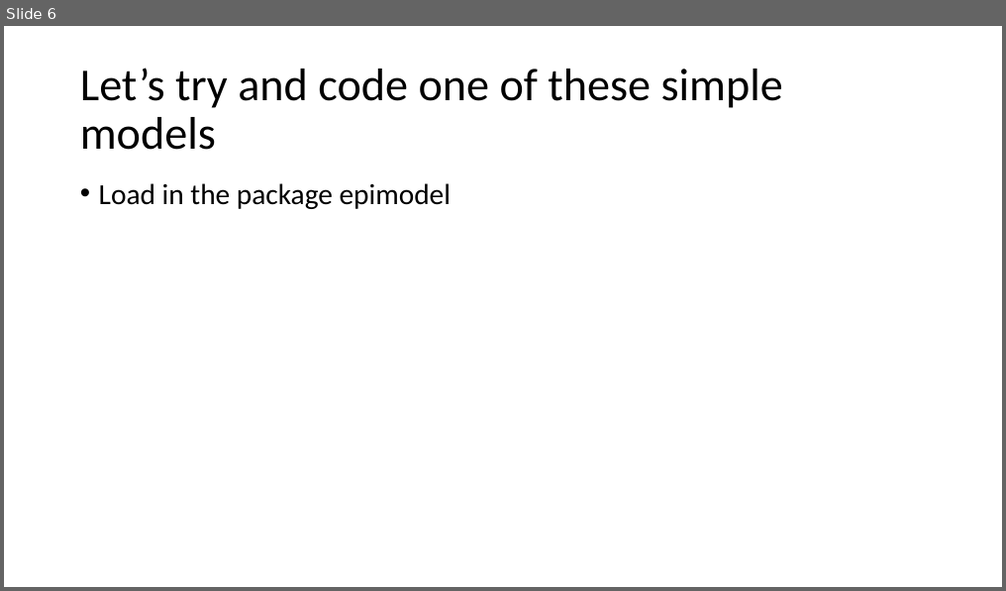
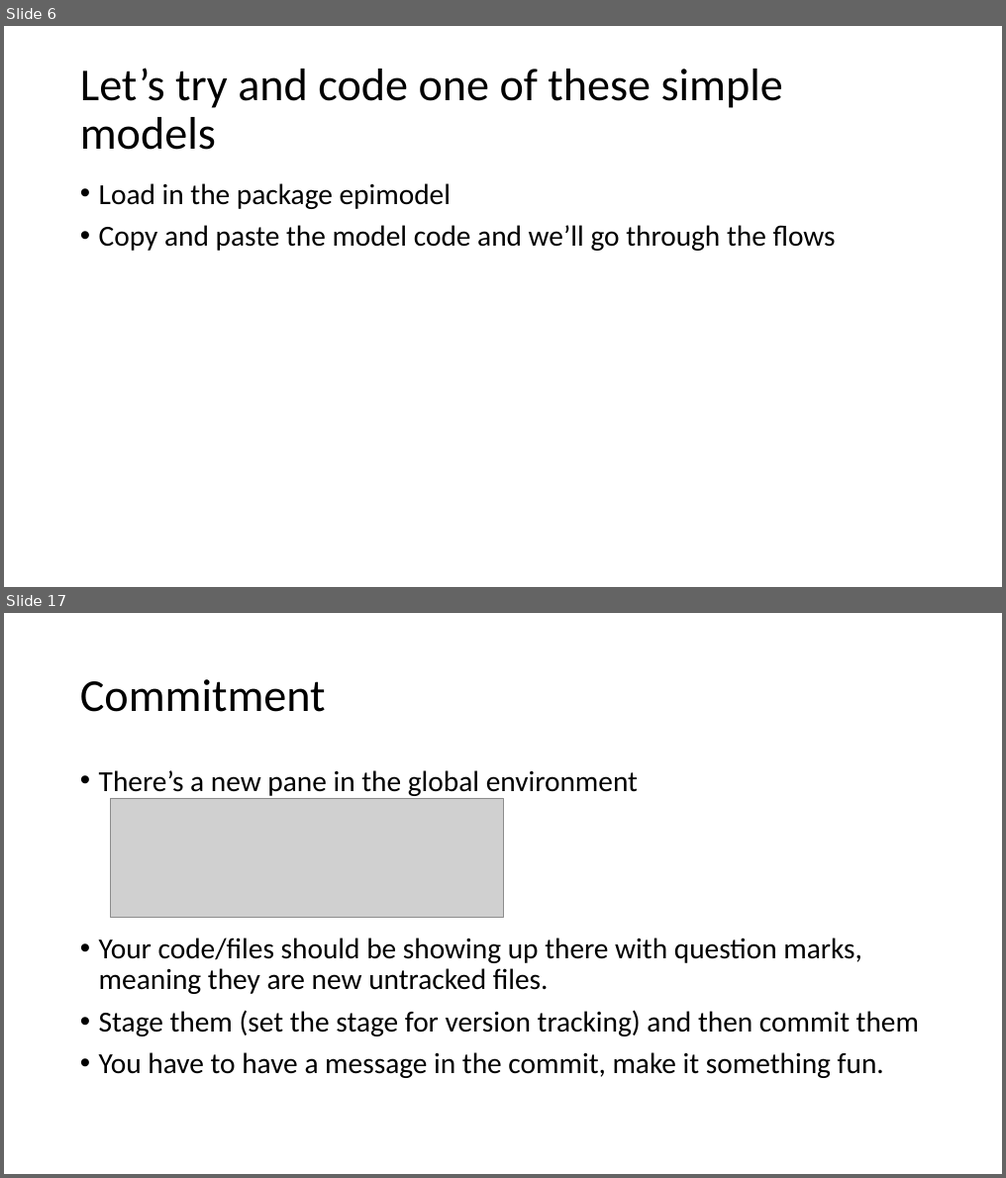
Before and after one commit to CJGRobins/R_Teaching, a slide deck: Session 8/Session 8.pptx. Shown one above the other, each under a label of ours: slide 6 before the commit, slides 6 and 17 after it; the slides between them are not shown. The pictures are 1006x591 and 1006x1178 pixels, drawn with LibreOffice and Linux fonts; fonts in the diff are those of the drawing; grey boxes stand for pictures. Boxes give left, top, right and bottom in pixels: in the first picture for what was removed or moved away, otherwise in the second. Text is boxed around its words. In the diff, an @@ line names an element or a change of style, - is before the commit and + after.

```diff
--- a/Session 8/Session 8.pptx
+++ b/Session 8/Session 8.pptx
@@ slide 17 added at [4, 613, 1002, 1174], background #FFFFFF @@
@@ title added at [80, 679, 326, 712], 44 pt, text #000000 @@
+Commitment
@@ text added at [99, 770, 919, 1078], 28 pt, text #000000 @@
+• There’s a new pane in the global environment
+• Your code/files should be showing up there with question marks, meaning they are new untracked files.
+• Stage them (set the stage for version tracking) and then commit them
+• You have to have a message in the commit, make it something fun.
@@ picture added at [110, 798, 503, 918] @@
@@ slide 6 changed as well @@
@@ text at [99, 225, 836, 251]: paragraph added @@
+• Copy and paste the model code and we’ll go through the flows
```
Also in this commit, not shown: 13 other slides added, 6 slides removed.
